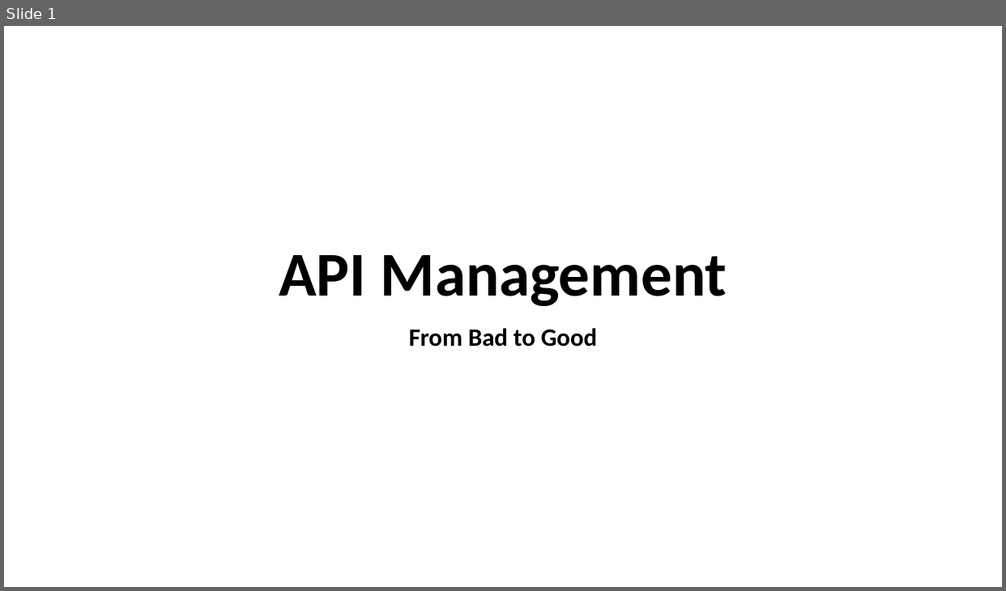
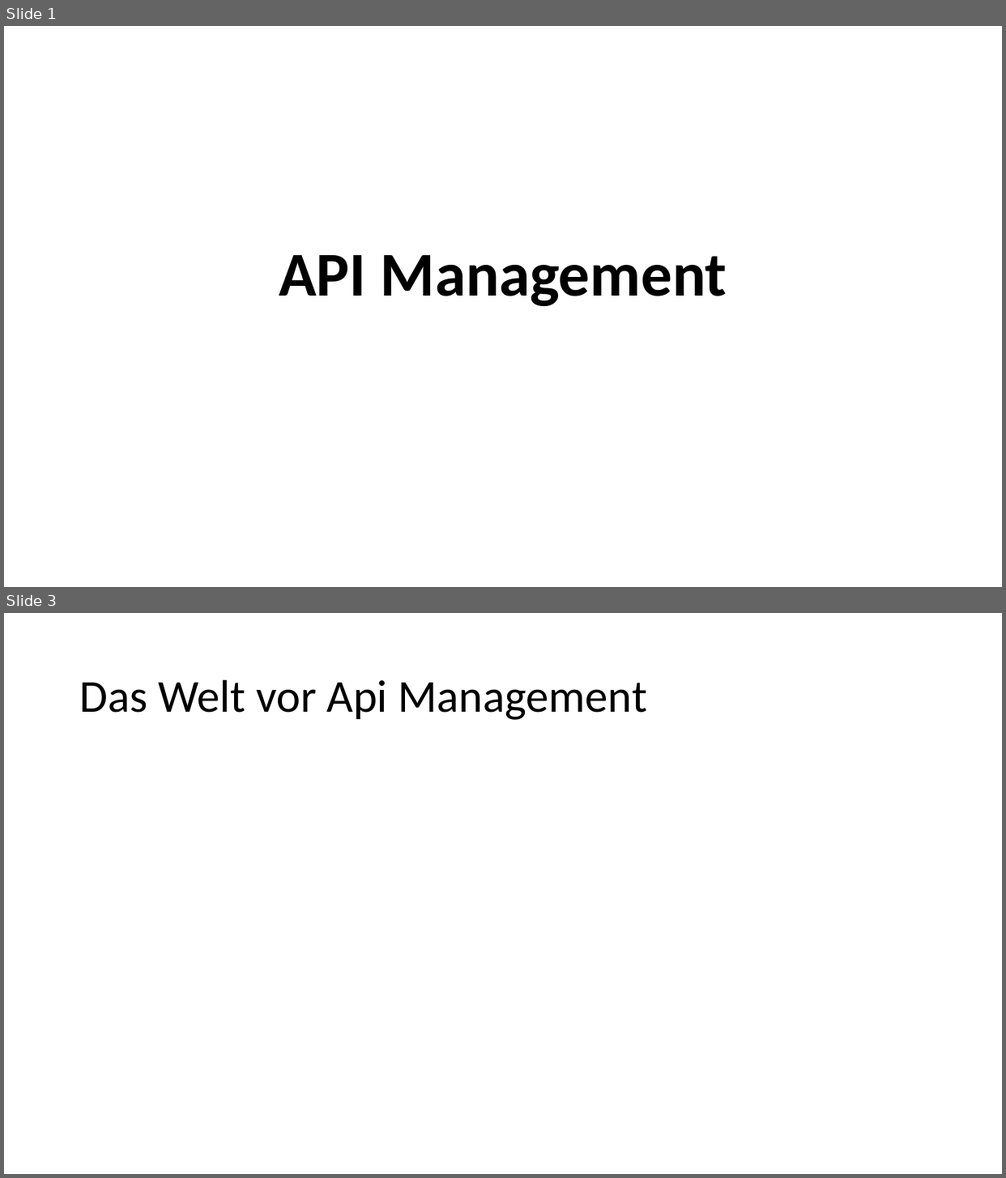
Before and after one commit to danielwagn3r/apimgmt-workshop, a slide deck: API Management.pptx. Shown one above the other, each under a label of ours: slide 1 before the commit, slides 1 and 3 after it; the slides between them are not shown. The pictures are 1006x591 and 1006x1178 pixels, drawn with LibreOffice and Linux fonts; fonts in the diff are those of the drawing. Boxes give left, top, right and bottom in pixels: in the first picture for what was removed or moved away, otherwise in the second. Text is boxed around its words. In the diff, an @@ line names an element or a change of style, - is before the commit and + after.

```diff
--- a/API Management.pptx
+++ b/API Management.pptx
@@ slide 3 added at (4,613,1002,1174), background #FFFFFF @@
@@ title added at (80,679,647,720), 44 pt, text #000000 @@
+Das Welt vor Api Management
@@ slide 1 changed as well @@
@@ subtitle removed at (409,328,597,347) @@
-From Bad to Good
```
Also in this commit, not shown: 1 other slide changed, 2 other slides added, 1 slide removed.
